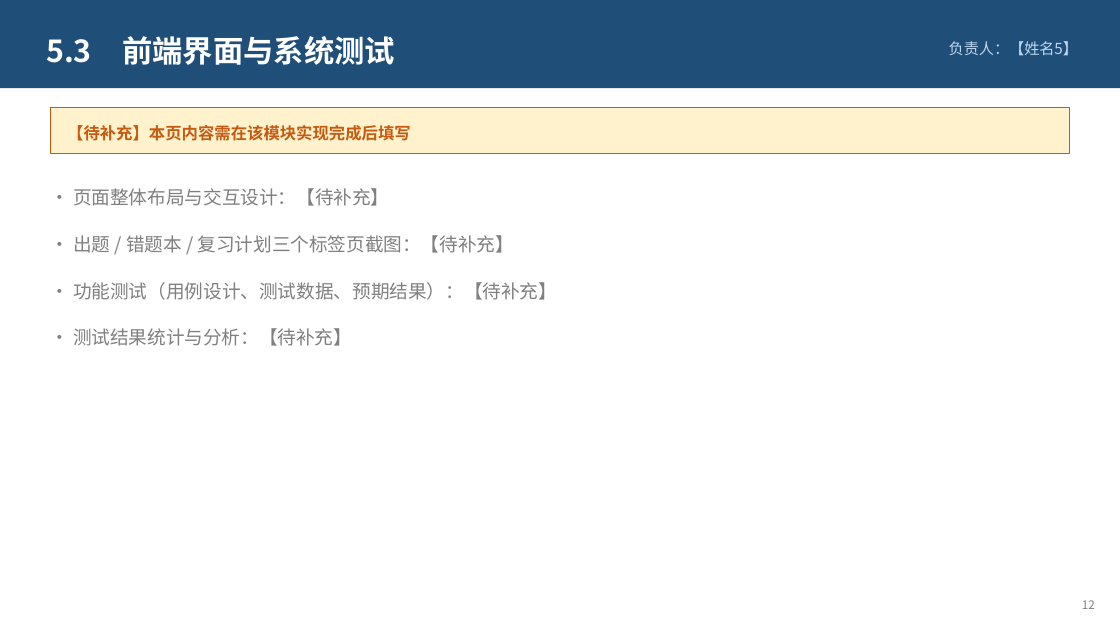
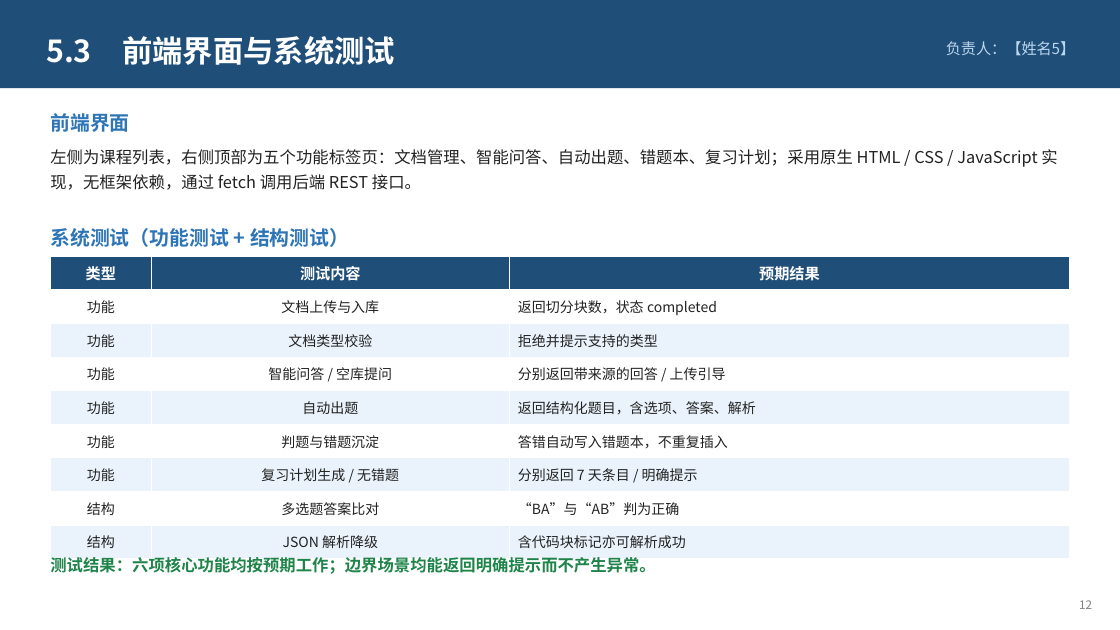
Before and after one commit to xingkongzcj/langchain_agent, a slide deck: slide 12 of defense/智学助手-课程设计答辩.pptx. Drawn at 1120x630 pixels with LibreOffice and Linux fonts; fonts in the diff are those of the drawing. Boxes give left, top, right and bottom in pixels: in the first picture for what was removed or moved away, otherwise in the second. Text is boxed around its words. In the diff, an @@ line names an element or a change of style, - is before the commit and + after.

```diff
--- a/defense/智学助手-课程设计答辩.pptx
+++ b/defense/智学助手-课程设计答辩.pptx
@@ text at (x1=50, y1=113, x2=129, y2=132): text added @@
+前端界面
@@ text "前端界面" moved from (x1=50, y1=108, x2=1070, y2=154) to (x1=50, y1=113, x2=129, y2=132) @@
@@ text "前端界面" at (x1=50, y1=113, x2=129, y2=132): fill #FFF2CC to none; outline #C55A11 1.2 pt to none @@
@@ text at (x1=50, y1=149, x2=1057, y2=190): text changed; text colour #C55A11 to #222222; bold off @@
-【待补充】本页内容需在该模块实现完成后填写
+左侧为课程列表，右侧顶部为五个功能标签页：文档管理、智能问答、自动出题、错题本、复习计划；采用原生 HTML / CSS / JavaScript 实现，无框架依赖，通过 fetch 调用后端 REST 接口。
@@ text "左侧为课程列表，右侧顶部为五个功能标签页：文档管理、智能问答、自动出题、错题本、复习计划；采用原生 HTML / CSS ..." at (x1=50, y1=149, x2=1057, y2=190): vertical alignment middle to top @@
@@ text at (x1=50, y1=228, x2=349, y2=247): text changed; size 16 to 17 pt; text colour #808080 to #2E75B6; bold on @@
-• 页面整体布局与交互设计：【待补充】
-• 出题 / 错题本 / 复习计划三个标签页截图：【待补充】
-• 功能测试（用例设计、测试数据、预期结果）：【待补充】
-• 测试结果统计与分析：【待补充】
+系统测试（功能测试 + 结构测试）
@@ table added at (x1=50, y1=256, x2=1070, y2=559), 9 rows, 3 columns @@
+类型 | 测试内容 | 预期结果
+功能 | 文档上传与入库 | 返回切分块数，状态 completed
+功能 | 文档类型校验 | 拒绝并提示支持的类型
+功能 | 智能问答 / 空库提问 | 分别返回带来源的回答 / 上传引导
+功能 | 自动出题 | 返回结构化题目，含选项、答案、解析
+功能 | 判题与错题沉淀 | 答错自动写入错题本，不重复插入
+功能 | 复习计划生成 / 无错题 | 分别返回 7 天条目 / 明确提示
+结构 | 多选题答案比对 | “BA”与“AB”判为正确
+结构 | JSON 解析降级 | 含代码块标记亦可解析成功
@@ text added at (x1=50, y1=557, x2=655, y2=574), 14 pt, text #1E8449, bold @@
+测试结果：六项核心功能均按预期工作；边界场景均能返回明确提示而不产生异常。
```
Also in this commit, not shown: 2 other slides changed, 2 slides added, 2 slides removed, 1 other file.
